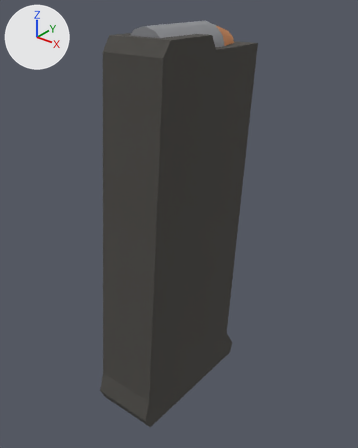
A saved change to the OBJ model item/models/pistol_magazine.obj.
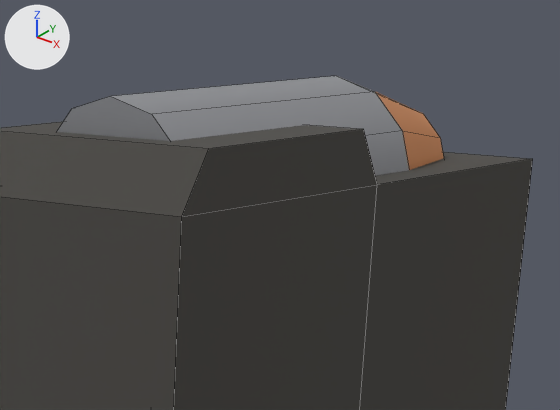
There are two pictures of each version: one whole from a camera (50 mm lens) standing at (0.293, -0.382, 0.201) and looking at (0.004, -0.021, -0.023), one close up on the part from 32% to 74% of the width and 0% to 25% of the height. Every picture has the same lights, and +X, +Y and +Z are marked at upper left. The close-ups show mesh edges as thin lines. Where no turn or scale is listed for an object, it has been applied to the vertices.

Script lines for the objects in view, before the commit:
```python
me_cube = bpy.data.meshes.new('Cube')
me_cube.from_pydata(...)  # 24 vertices, 19 faces; spans x -0.034..0.034, y -0.114..0.064, z -0.219..0.162
me_cube.materials.append(mat_plastic)  # dark grey #4d4b47
me_cylinder = bpy.data.meshes.new('Cylinder')
me_cylinder.from_pydata(...)  # 36 vertices, 26 faces; spans x -0.0236..0.0236, y -0.0615..0.0509, z 0.1226..0.1698
# faces by material slot: [13, 13]
me_cylinder.materials.append(mat_copper)  # orange #e79b62
me_cylinder.materials.append(mat_silver)  # grey #a7a8ad
ob_cube = bpy.data.objects.new('Cube', me_cube)
ob_cube.location = (0.0, 0.0, 0.0)
ob_cylinder = bpy.data.objects.new('Cylinder', me_cylinder)
ob_cylinder.location = (0.0, 0.0, 0.0)
```
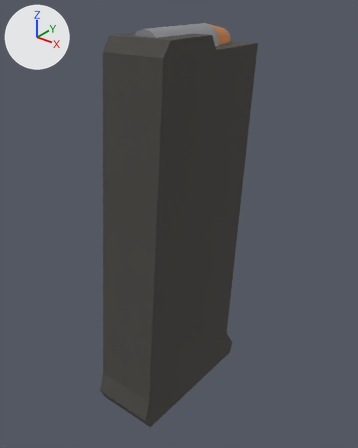
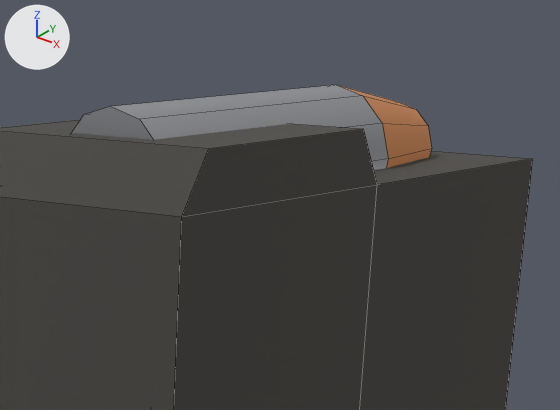
Changed parts and their boxes [x1, y1, x2, y2] in the close-ups (560 x 410 px):
'Cube', reshaped
    before: [0, 122, 533, 410]
    after: [0, 85, 533, 410]
'Cylinder', deleted
    before: [56, 76, 444, 176]
    faces in mat_silver (grey #a7a8ad): [56, 76, 409, 176]
    faces in mat_copper (orange #e79b62): [375, 92, 444, 170]
part 1 of me_cube, added
    after: [72, 85, 432, 170]

What the commit changed:
me_cube is used by ob_cube; location (0.0, 0.0, 0.0).
me_cube had 24 vertices, 19 faces and spanned x -0.034..0.034, y -0.114..0.064, z -0.219..0.162.
me_cube now has 60 vertices, 45 faces and spans x -0.034..0.034, y -0.114..0.064, z -0.219..0.168.
me_cube part 1: a new loose piece of 36 vertices spanning x -0.017..0.017, y -0.062..0.051, z 0.135..0.168.
me_cube now uses material mat_copper (orange #e79b62).
me_cube now uses material mat_silver (grey #a7a8ad).
Object 'Cylinder' (ob_cylinder) is deleted.
